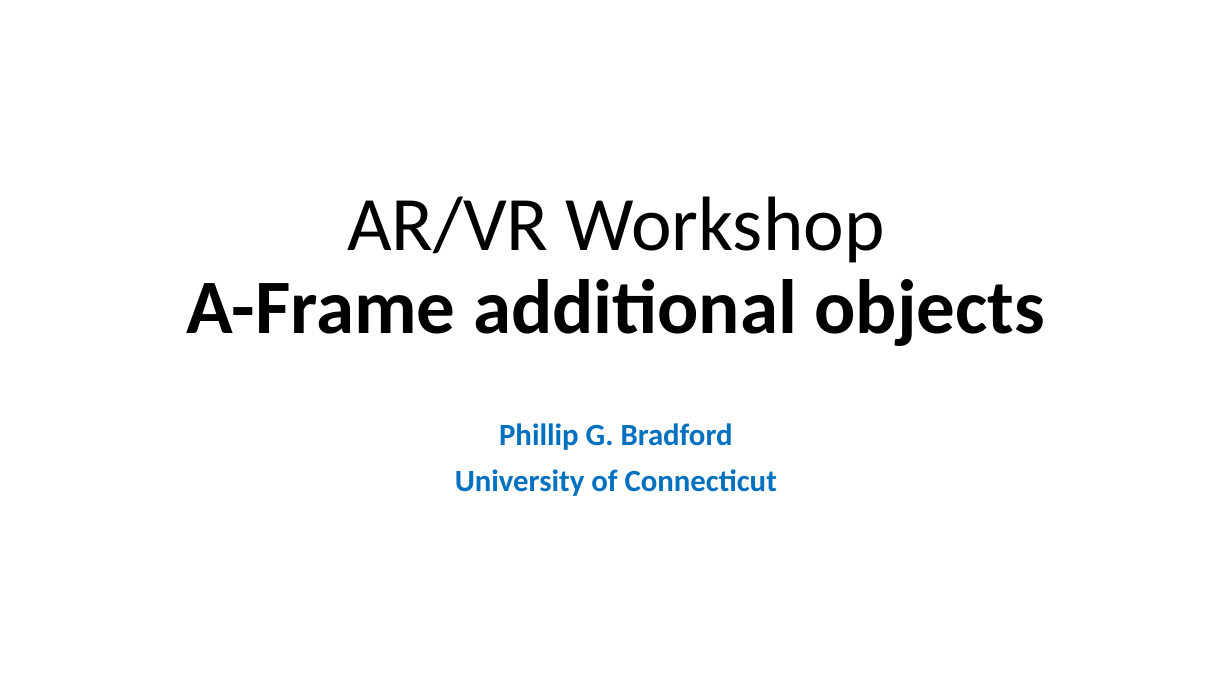
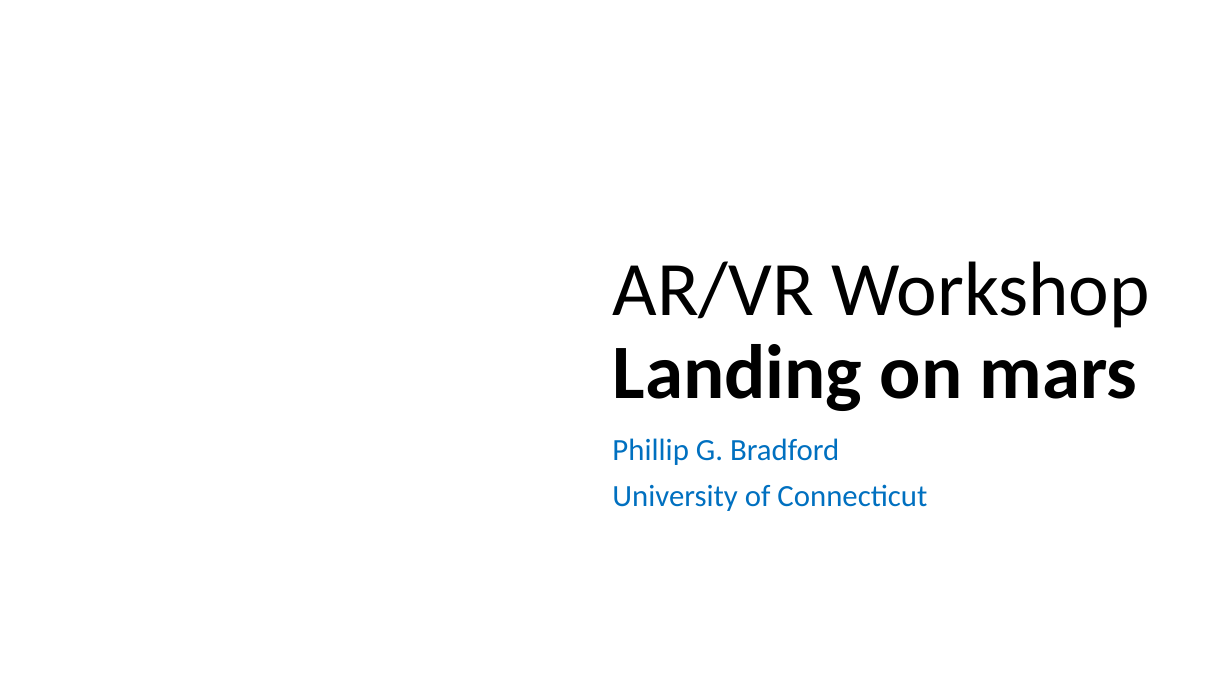
Before and after one commit to wonder-phil/AI-IoT-Workshop, a slide deck: slide 1 of p07/A-frame-additional-geom-objects.pptx. Drawn at 1232x693 pixels with LibreOffice and Linux fonts; fonts in the diff are those of the drawing; background and template pictures are left out. Boxes give left, top, right and bottom in pixels: in the first picture for what was removed or moved away, otherwise in the second. Text is boxed around its words. In the diff, an @@ line names an element or a change of style, - is before the commit and + after.

```diff
--- a/p07/A-frame-additional-geom-objects.pptx
+++ b/p07/A-frame-additional-geom-objects.pptx
@@ freeform shape added at (x1=466, y1=0, x2=722, y2=693), fill #FFFFFF at 70% opacity @@
@@ freeform shape added at (x1=488, y1=0, x2=1232, y2=693), fill #FFFFFF at 50% opacity @@
@@ freeform shape added at (x1=504, y1=0, x2=1232, y2=693), fill #FFFFFF at 70% opacity @@
@@ title at (x1=613, y1=261, x2=1150, y2=411): text changed; bold off @@
-AR/VR Workshop
-A-Frame additional objects
+AR/VR Workshop
+Landing on mars
@@ subtitle "Phillip G. Bradford" moved from (x1=455, y1=423, x2=777, y2=496) to (x1=612, y1=438, x2=927, y2=511) @@
@@ subtitle "Phillip G. Bradford" at (x1=612, y1=438, x2=927, y2=511): bold off; alignment centre to left @@
```
Also in this commit, not shown: 1 slide added, 3 other files.
